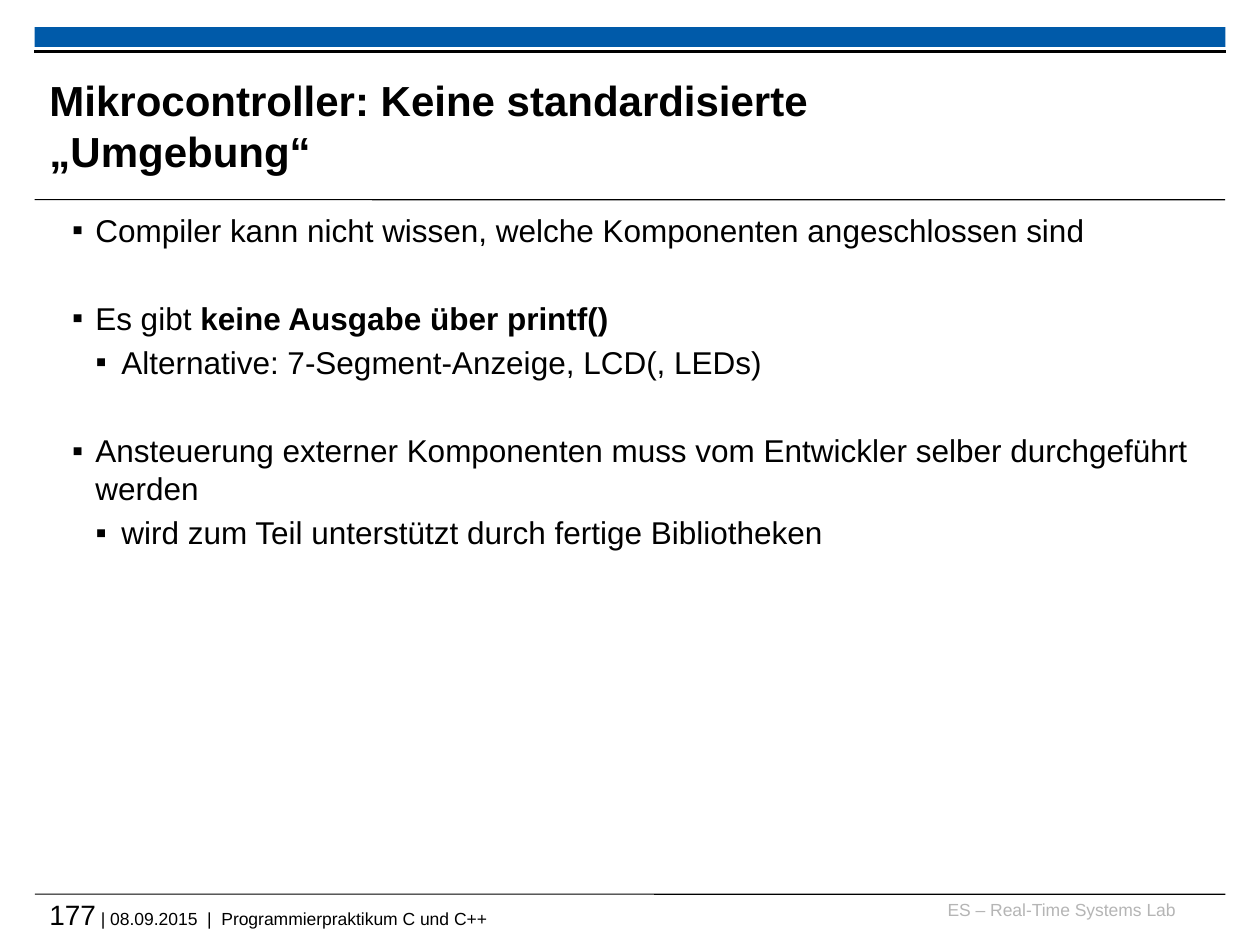
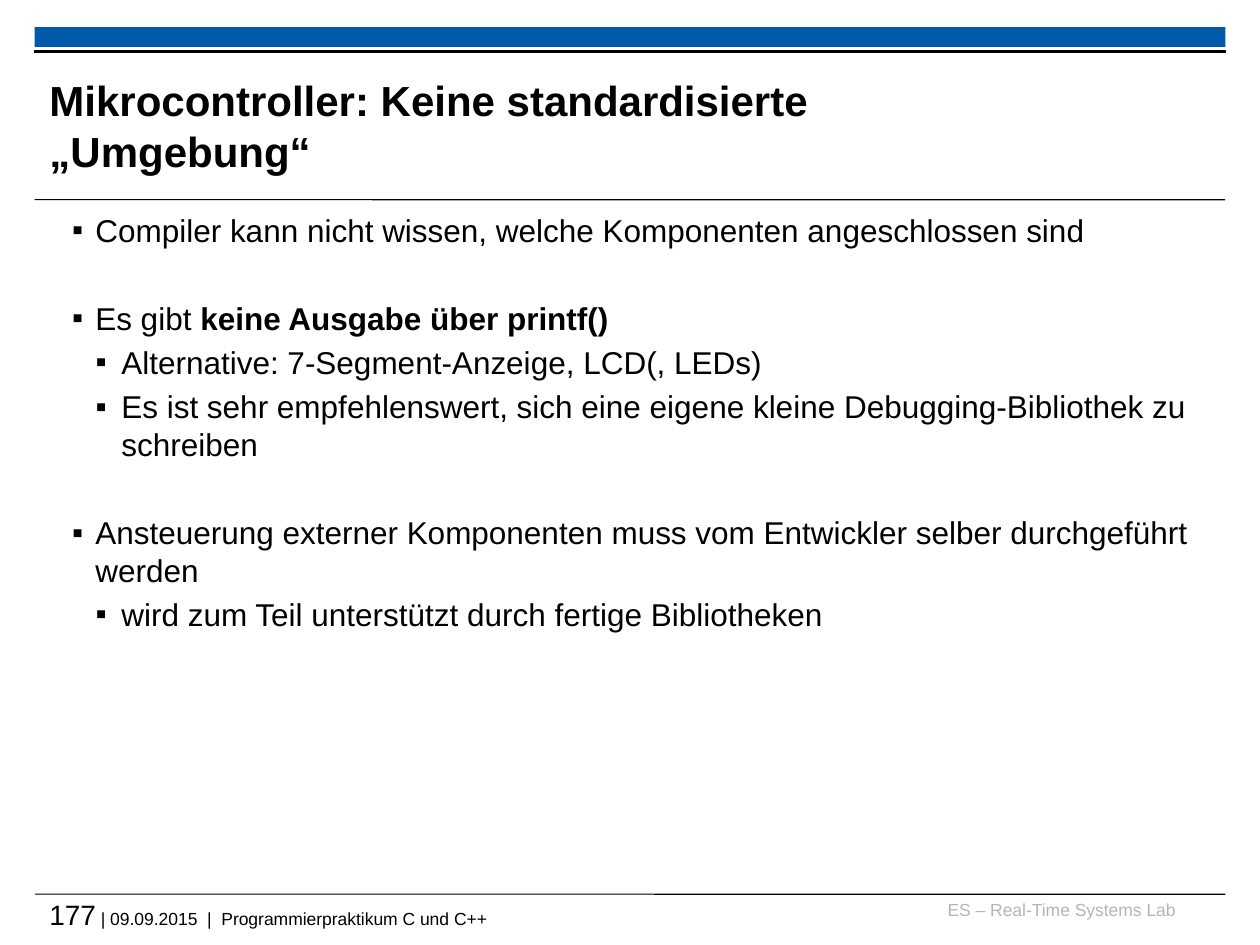
Before and after one commit to h82k/tud-cppp, a slide deck: slide 177 of cppp_lecture.pptx. Drawn at 1260x945 pixels with LibreOffice and Linux fonts; fonts in the diff are those of the drawing; background and template pictures are left out. Boxes give left, top, right and bottom in pixels: in the first picture for what was removed or moved away, otherwise in the second. Text is boxed around its words. In the diff, an @@ line names an element or a change of style, - is before the commit and + after.

```diff
--- a/cppp_lecture.pptx
+++ b/cppp_lecture.pptx
@@ text at box(121, 395, 1185, 457): paragraph added @@
+    ▪ Es ist sehr empfehlenswert, sich eine eigene kleine Debugging-Bibliothek zu schreiben
@@ text at box(49, 905, 487, 929): text changed @@
-177 | 08.09.2015 | Programmierpraktikum C und C++
+177 | 09.09.2015 | Programmierpraktikum C und C++
```
Also in this commit, not shown: 7 other slides changed, 1 other file.
